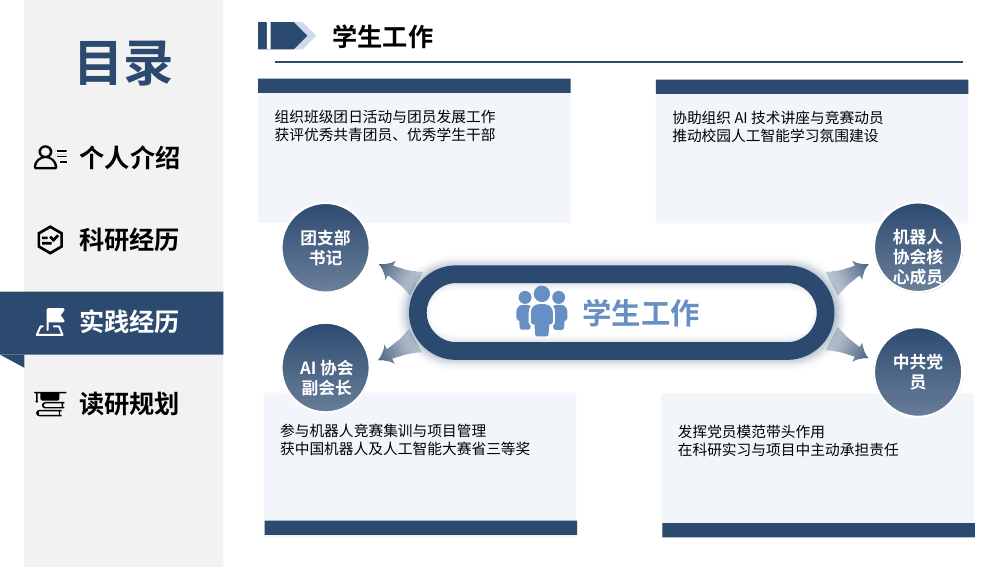
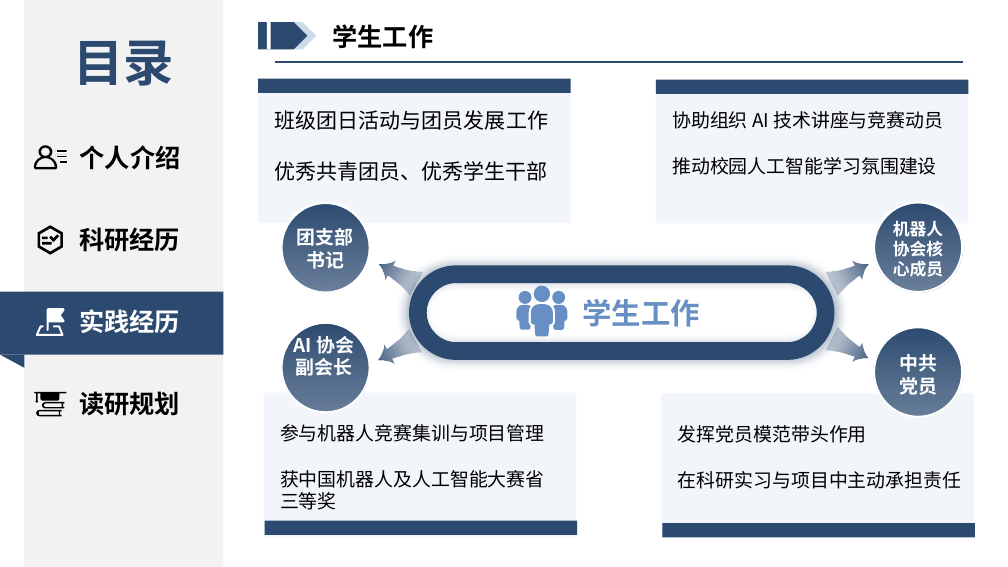
Before and after one commit to xiaofei777/exemption, a slide deck: slide 12 of 面试PPT/历史版本/推免ppt.pptx (slide 14 before the commit). Drawn at 1008x567 pixels with LibreOffice and Linux fonts; fonts in the diff are those of the drawing. Boxes give left, top, right and bottom in pixels: in the first picture for what was removed or moved away, otherwise in the second. Text is boxed around its words. In the diff, an @@ line names an element or a change of style, - is before the commit and + after.

```diff
--- a/面试PPT/历史版本/推免ppt.pptx
+++ b/面试PPT/历史版本/推免ppt.pptx
@@ text at box(275, 110, 548, 181): text changed; size 14 to 20 pt @@
-组织班级团日活动与团员发展工作
-获评优秀共青团员、优秀学生干部
+班级团日活动与团员发展工作
+优秀共青团员、优秀学生干部
@@ text "机器人协会核心成员": place and size @@
-text "机器人协会核心成员" at box(893, 229, 943, 288)
+text "机器人协会核心成员" at box(893, 221, 943, 277)
@@ size 16 to 18 pt in 3 elements at box(899, 354, 937, 395), box(297, 228, 354, 269), box(294, 332, 354, 376) @@
@@ text "AI 协会副会长": place and size @@
-text "AI 协会副会长" at box(300, 360, 354, 396)
+text "AI 协会副会长" at box(294, 332, 354, 376)
@@ size 14 to 18 pt in 3 elements at box(672, 111, 943, 175), box(678, 425, 961, 489), box(280, 424, 545, 510) @@
```
Also in this commit, not shown: 8 other slides changed, 3 slides removed, 4 other files.
